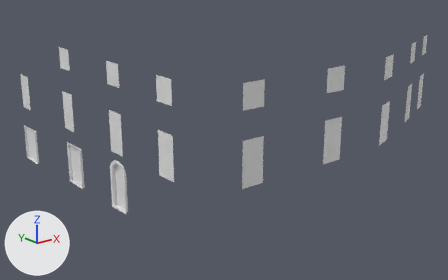
Before and after pictures for a commit that changed the Blender file Maps/Sardinia/Blender/Sardinia_Master.blend.
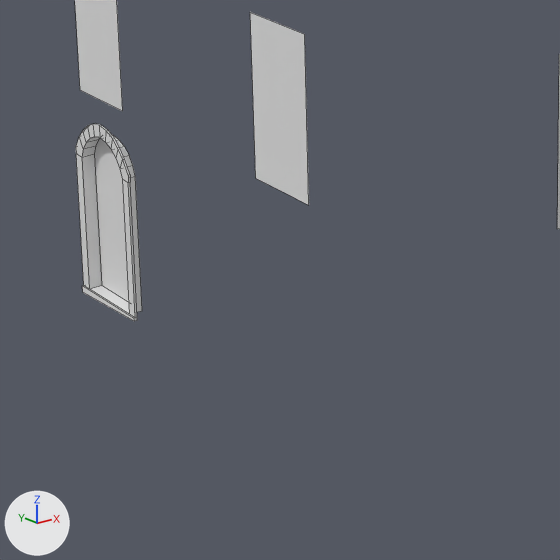
There are two pictures of each version: one whole from a 50 mm lens placed at (-29.97, 46.89, 7.87), pointed at (-1.5, 82.47, -6.37), one close up on the part from 20% to 54% of the width and 45% to 100% of the height. The axes (+X, +Y, +Z) are drawn at lower left. The lights are the same throughout. The close-ups show mesh edges as thin lines.

Objects in the first close-up: 'Building8b.001'.
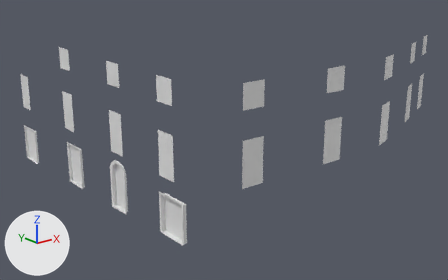
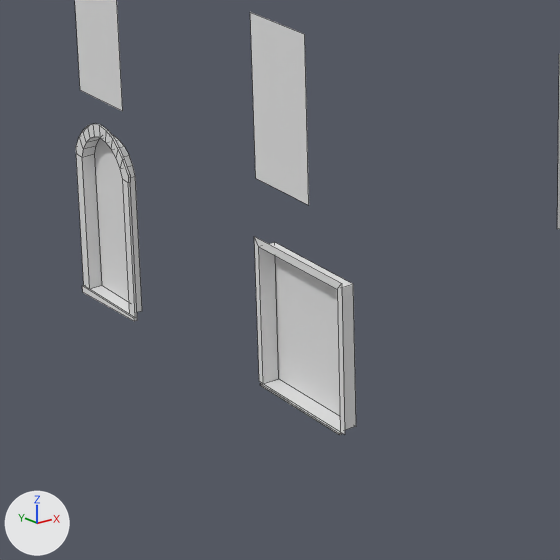
Edits to the bpy script that builds the scene:
```text
Change me_building8b_001:
    used by ob_building8b_001; location = (0.0, 0.0, 0.0); rotation_euler = (1.571, 0.0, 0.0), in degrees (90, 0, 0)
    remove me_building8b_001.from_pydata(...)  # 182 vertices, 95 faces; spans x -12.5..12.5, y -8.7..1.3, z -94.6..-70.1
    add me_building8b_001.from_pydata(...)  # 202 vertices, 108 faces; spans x -12.5..12.5, y -8.7..1.3, z -94.6..-70.1
    me_building8b_001 part 1: a new loose piece of 20 vertices spanning x -12.5..-12.1, y -7.8..-5.4, z -74.7..-72.3
```

Where the change shows, as pixel boxes (x1, y1, x2, y2) in the close-ups (560 x 560 px):
'Building8b.001', reshaped
    before: (75, 0, 560, 321)
    after: (75, 0, 560, 435)
part 1 of me_building8b_001, added
    after: (254, 236, 356, 435)
